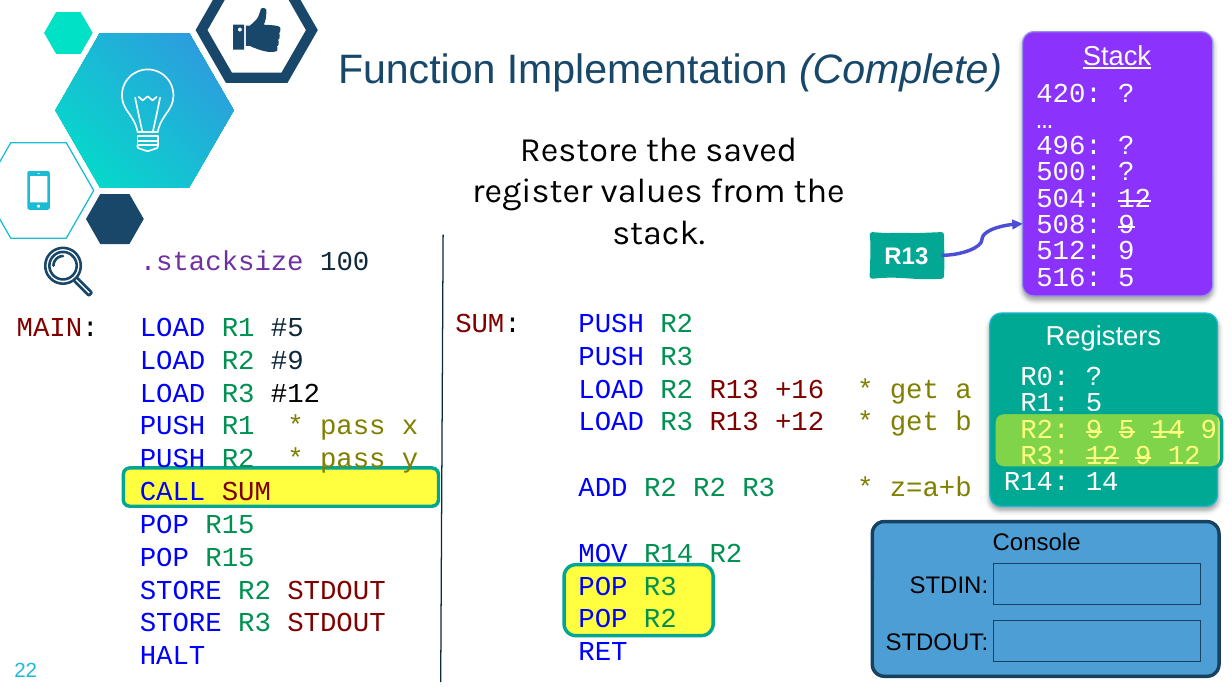
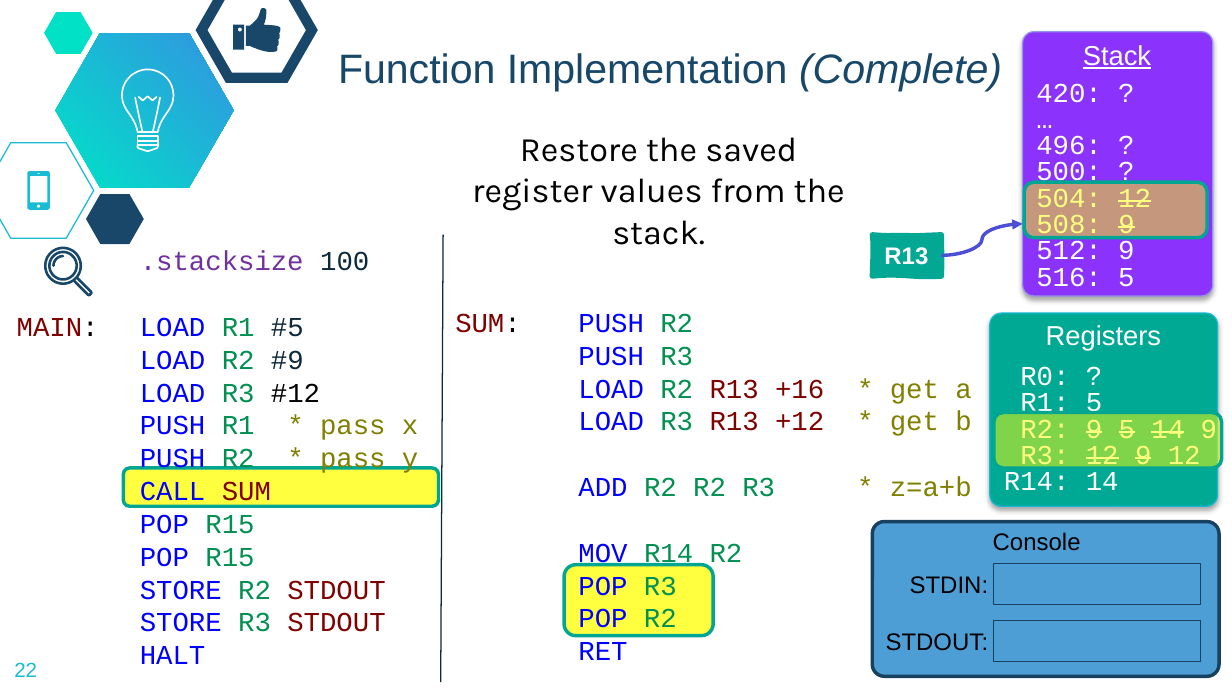
Before and after one commit to dickinson-comp256/COMP256, a slide deck: slide 22 of docs/materials/04-LanguageAbstractions/LA6-S-ImplementingFunctions.pptx. Drawn at 1232x693 pixels with LibreOffice and Linux fonts; fonts in the diff are those of the drawing; background and template pictures are left out. Boxes give left, top, right and bottom in pixels: in the first picture for what was removed or moved away, otherwise in the second. Text is boxed around its words. In the diff, an @@ line names an element or a change of style, - is before the commit and + after.

```diff
--- a/docs/materials/04-LanguageAbstractions/LA6-S-ImplementingFunctions.pptx
+++ b/docs/materials/04-LanguageAbstractions/LA6-S-ImplementingFunctions.pptx
@@ rounded rectangle added at [1024, 182, 1206, 238], fill #FFFF00 at 50% opacity, outline #00A692 2 pt @@
```
Also in this commit, not shown: 20 other slides changed, 1 slide added.
